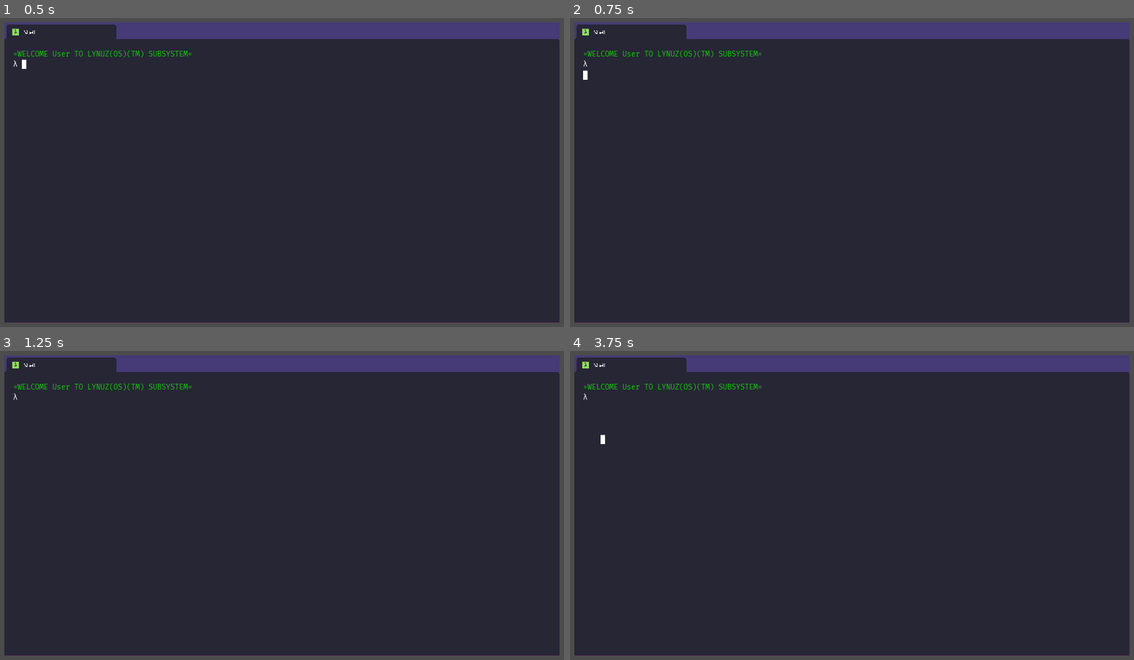
Above: before the commit, frames 1-4 (two rows, left to right).
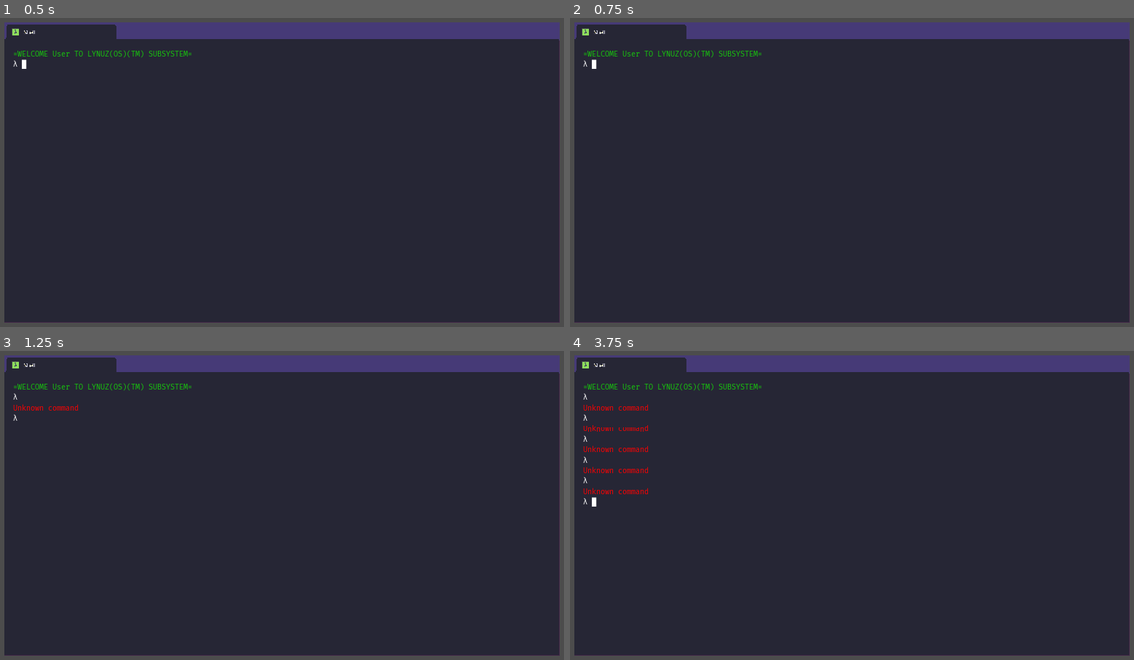
Above: after the commit, the same moments.

Repository: panorb/ludum-dare-48
Game: Godot game, scene res://Shell/Shell.tscn
Two runs of this game, one before a commit and one after it. Both use one fixed random seed, a clock stepped at 60 frames per second and the inputs below.
Inputs:
- Up to frame 1 (0.5 s): no input
- Up to frame 2 (0.75 s): tap Enter at 0.5 s; tap Backspace at 0.6 s
- Up to frame 3 (1.25 s): tap Space at 0.77, 1.07 s; tap Enter at 0.8 s
- Up to frame 4 (3.75 s): tap Space at 1.25, 1.52, 1.55, 1.82, 2.1, 3.02, 3.32 s; tap Enter at 1.35, 2.75, 3.05, 3.6 s; tap Backspace at 2.3, 2.85 s

Frame 1 is identical in both runs. In frame 2, less than 0.1% of the frame differs, in the area x 2-5%, y 13-20%; in frame 3, 0.1%; in frame 4, 0.6%, in the area x 2-14%, y 17-51%.

Commit message:
Inheritance! Also better shell in general

Diff:
--- a/godot/Shell/Shell.tscn
+++ b/godot/Shell/Shell.tscn
@@ -1,7 +1,7 @@
 [gd_scene load_steps=15 format=2]
 
 [ext_resource path="res://Shell/shell.png" type="Texture" id=1]
-[ext_resource path="res://Shell/shell.gd" type="Script" id=2]
+[ext_resource path="res://Shell/player-shell.gd" type="Script" id=2]
 [ext_resource path="res://Shared/Fonts/FiraCode-Regular.ttf" type="DynamicFontData" id=3]
 [ext_resource path="res://Shell/command-parser.gd" type="Script" id=4]
 [ext_resource path="res://Shell/Commands/help-command.gd" type="Script" id=5]
@@ -110,10 +110,9 @@
 modulate = Color( 1, 1, 1, 0 )
 anchor_right = 1.0
 anchor_bottom = 1.0
+mouse_filter = 2
 mouse_default_cursor_shape = 0
 selecting_enabled = false
+
 [connection signal="timeout" from="CursorBlinkTimer" to="." method="_on_CursorBlinkTimer_timeout"]
-[connection signal="error_occurred" from="Commands" to="." method="_on_Commands_error_occurred"]
-[connection signal="finished_execution" from="Commands" to="." method="_on_Commands_finished_execution"]
-[connection signal="message_sent" from="Commands" to="." method="_on_Commands_message_sent"]
 [connection signal="text_changed" from="TextEdit" to="." method="_on_TextEdit_text_changed"]
--- /dev/null
+++ b/godot/Shell/player-shell.gd
@@ -0,0 +1,48 @@
+extends "shell.gd"
+class_name PlayerShell
+
+var display_cursor : bool = false
+
+onready var text_edit = get_node("TextEdit")
+onready var margin_container2 = get_node("MarginContainer/MarginContainer")
+onready var output_label = get_node("MarginContainer/MarginContainer/Label")
+
+func _ready():
+	text_edit.grab_focus()
+
+func _process(_delta):
+	output_label.bbcode_text = ""
+
+	for line in backlog:
+		output_label.bbcode_text += line + "\n"
+
+	if input_accepted:
+		output_label.bbcode_text += get_last_line()
+
+		if display_cursor:
+			output_label.bbcode_text += "█"
+
+	output_label.bbcode_text = insert_colors(output_label.bbcode_text)
+
+	if input_accepted:
+		yield(get_tree(), "idle_frame")
+		output_label.scroll_following = false
+
+func _on_CursorBlinkTimer_timeout():
+	display_cursor = !display_cursor
+
+func _on_TextEdit_text_changed():
+	if "\n" in text_edit.text:
+		current_command = text_edit.text.split("\n")[0]
+
+		if current_command:
+			backlog.append(get_last_line())
+			run(current_command)
+		else:
+			# TODO: Play error sound
+			pass
+
+		current_command = ""
+		text_edit.text = ""
+	else:
+		current_command = text_edit.text
--- a/godot/Shell/shell.gd
+++ b/godot/Shell/shell.gd
@@ -1,50 +1,38 @@
 extends Control
+class_name Shell
 
 var backlog : PoolStringArray = []
 var command_history : PoolStringArray = []
 
-var display_cursor : bool = false
-var input_accepted : bool = true
-var command_handled : bool = false
-
 var current_command : String = ""
 
-onready var margin_container2 = get_node("MarginContainer/MarginContainer")
-onready var output_label = get_node("MarginContainer/MarginContainer/Label")
 onready var command_parser = get_node("Commands")
-onready var text_edit = get_node("TextEdit")
 
+var input_accepted : bool = true
 export var main_color : Color = Color("#cccccc")
 export var accent_color : Color = Color("#16c60c")
+export var error_color : Color = Color("#c50f1f")
+export var warning_color : Color = Color("#c19c00")
 
 func _ready():
-	text_edit.grab_focus()
 	backlog.append("[accent]=WELCOME User TO LYNUZ(OS)(TM) SUBSYSTEM=[/accent]")
 
-func _process(_delta):
-	output_label.bbcode_text = ""
+	command_parser.connect("error_occurred", self, "_on_Commands_error_occurred")
+	command_parser.connect("finished_execution", self, "_on_Commands_finished_execution")
+	command_parser.connect("message_sent", self, "_on_Commands_message_sent")
 
-	for line in backlog:
-		output_label.bbcode_text += line + "\n"
+func run(cmd: String):
+	input_accepted = false
+	command_parser.execute_command(cmd)
 
-	if input_accepted:
-		output_label.bbcode_text += get_last_line()
+func insert_colors(text: String):
+	text = insert_color(text, "main", main_color)
+	text = insert_color(text, "accent", accent_color)
+	text = insert_color(text, "error", error_color)
+	text = insert_color(text, "warning", warning_color)
+	return text
 
-		if display_cursor:
-			output_label.bbcode_text += "█"
-	elif not command_handled:
-		output_label.scroll_following = true
-		command_handled = true
-		command_parser.execute_command(current_command)
-
-	output_label.bbcode_text = insert_color(output_label.bbcode_text, "accent", accent_color)
-	output_label.bbcode_text = insert_color(output_label.bbcode_text, "main", main_color)
-
-	if input_accepted:
-		yield(get_tree(), "idle_frame")
-		output_label.scroll_following = false
-
-func insert_color(text, name, color):
+func insert_color(text: String, name: String, color: Color):
 	text = text.replace("[" + name + "]", "[color=#" + color.to_html() + "]")
 	text = text.replace("[/" + name + "]", "[/color]")
 	return text
@@ -54,40 +42,6 @@
 		return "λ [main]" + current_command + "[/main]"
 	else:
 		return backlog[-1]
-
-var key_dir = {KEY_COLON: [':', '.'], KEY_SEMICOLON: [';', ','], KEY_QUOTELEFT: ['"', '"']}
-
-#func _unhandled_input(event):
-#	if event is InputEventKey:
-#		if event.pressed and input_accepted:
-#			var scancode = event.scancode
-#			var scancode_string = OS.get_scancode_string(scancode)
-#
-#			if scancode_string.length() == 1:
-#				if event.shift:
-#					current_command += scancode_string.to_upper()
-#				else:
-#					current_command += scancode_string.to_lower()
-#
-#			if scancode in key_dir:
-#				var combo = key_dir[scancode]
-#
-#				if event.shift:
-#					current_command += combo[0]
-#				else:
-#					current_command += combo[1]
-#
-#			if scancode == KEY_SPACE:
-#				current_command += " "
-#
-#			if scancode == KEY_BACKSPACE:
-#				current_command = current_command.substr(0, current_command.length() - 1)
-#
-#			if scancode == KEY_ENTER and current_command:
-#				backlog.append(get_last_line())
-#				command_handled = false
-#				input_accepted = false
-
 
 #func render_line(original_text):
 #	var reg_exp_bbCodes = "#\\[[^\\]]+\\]#"
@@ -111,11 +65,17 @@
 #	if output_label.get_font("normal_font").get_string_size(text).x >= margin_container2.rect.x - 3:
 #		original_text += "\n"
 
-func _on_CursorBlinkTimer_timeout():
-	display_cursor = !display_cursor
+func send_message(msg: String):
+	backlog.append("[main]" + msg + "[/main]")
 
-func _on_Commands_message_sent(msg):
-	backlog.append("[main]" + msg + "[/main]")
+func send_warning(msg: String):
+	backlog.append("[warning]" + msg + "[/warning]")
+
+func send_error(msg: String):
+	backlog.append("[error]" + msg + "[/error]")
+
+func _on_Commands_message_sent(msg: String):
+	send_message(msg)
 
 func _on_Commands_error_occurred(msg):
 	backlog.append("[color=red]" + msg + "[/color]")
@@ -123,9 +83,3 @@
 func _on_Commands_finished_execution():
 	yield(get_tree(), "idle_frame")
 	input_accepted = true
-
-
-
-func _on_TextEdit_text_changed():
-	if text_edit.text:
-		current_command = text_edit.text
--- a/godot/project.godot
+++ b/godot/project.godot
@@ -8,9 +8,20 @@
 
 config_version=4
 
-_global_script_classes=[  ]
+_global_script_classes=[ {
+"base": "",
+"class": "PlayerShell",
+"language": "GDScript",
+"path": "res://Shell/player-shell.gd"
+}, {
+"base": "Control",
+"class": "Shell",
+"language": "GDScript",
+"path": "res://Shell/shell.gd"
+} ]
 _global_script_class_icons={
-
+"PlayerShell": "",
+"Shell": ""
 }
 
 [application]
